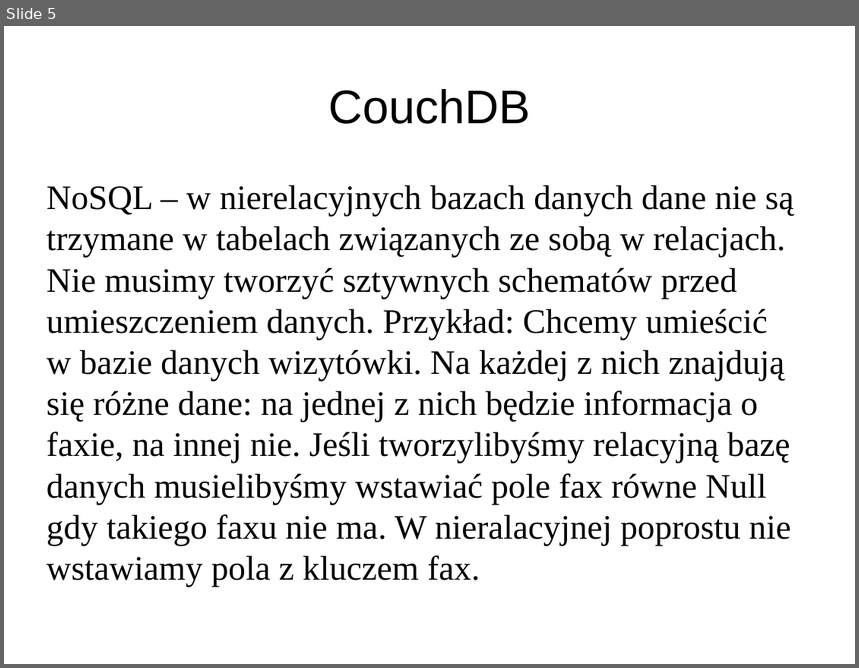
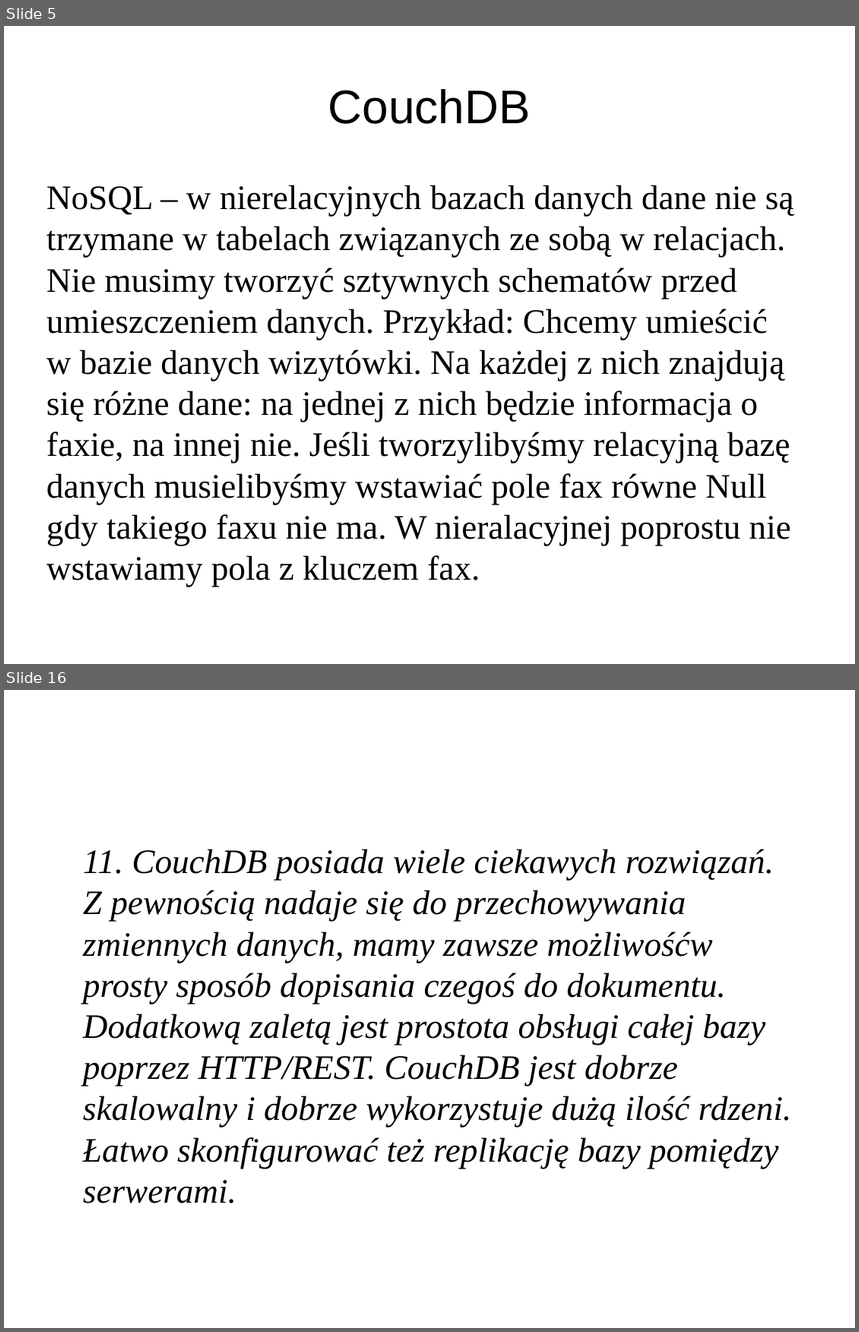
Before and after one commit to pawnow/ProjektErlang, a slide deck: prezentacja.odp. Shown one above the other, each under a label of ours: slide 5 before the commit, slides 5 and 16 after it; the slides between them are not shown. The pictures are 859x668 and 859x1332 pixels, drawn with LibreOffice and Linux fonts; fonts in the diff are those of the drawing. Boxes give left, top, right and bottom in pixels: in the first picture for what was removed or moved away, otherwise in the second. Text is boxed around its words. In the diff, an @@ line names an element or a change of style, - is before the commit and + after.

```diff
--- a/prezentacja.odp
+++ b/prezentacja.odp
@@ slide 16 added at [4, 690, 855, 1328], background #FFFFFF @@
@@ text added at [83, 849, 792, 1204], 32 pt, text #000000, italic @@
+11. CouchDB posiada wiele ciekawych rozwiązań. Z pewnością nadaje się do przechowywania zmiennych danych, mamy zawsze możliwośćw prosty sposób dopisania czegoś do dokumentu. Dodatkową zaletą jest prostota obsługi całej bazy poprzez HTTP/REST. CouchDB jest dobrze skalowalny i dobrze wykorzystuje dużą ilość rdzeni. Łatwo skonfigurować też replikację bazy pomiędzy serwerami.
```
Also in this commit, not shown: 10 other slides added, 4 slides removed.
